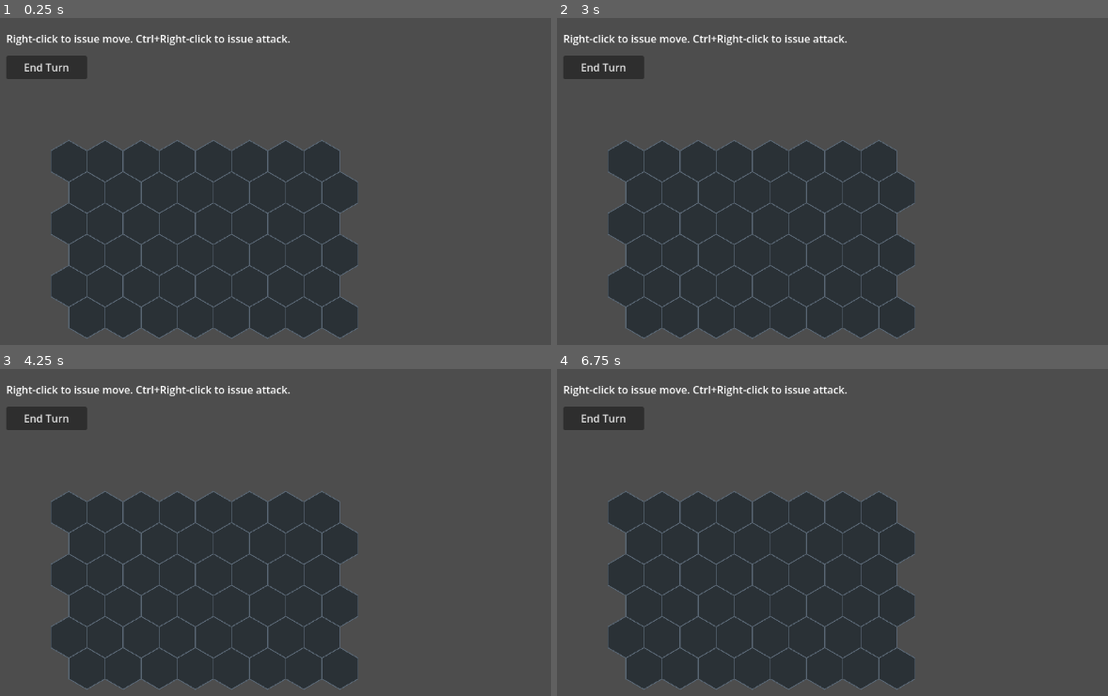
Above: before the commit, frames 1-4 (two rows, left to right).
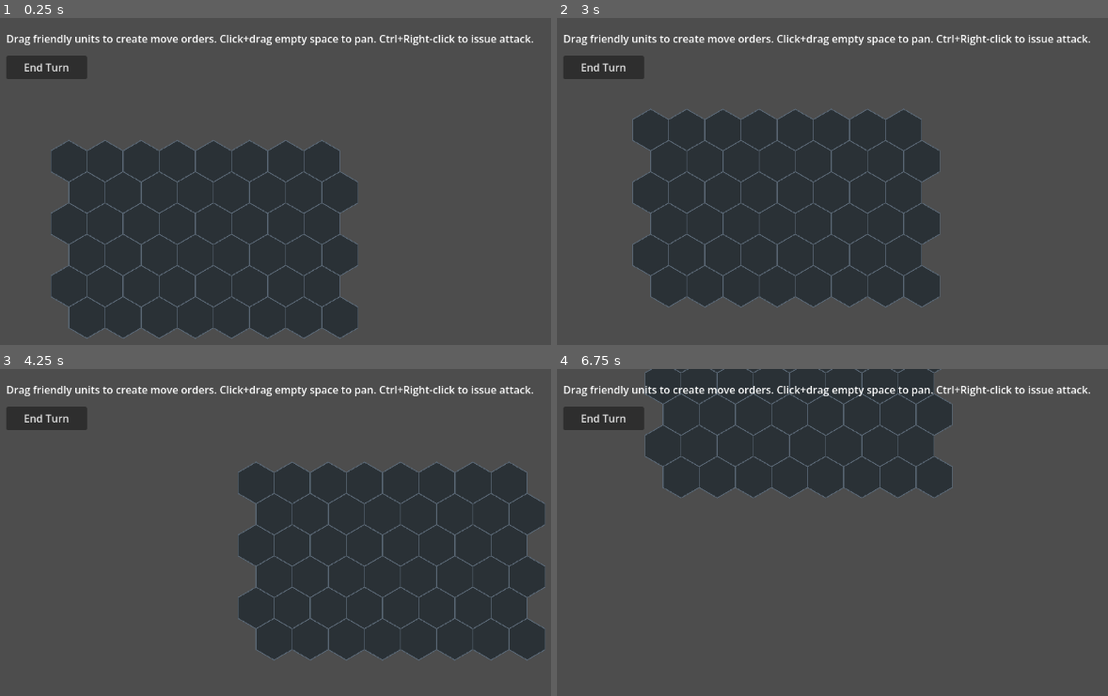
Above: after the commit, the same moments.

Repository: cpt-miche/Combat-Mission-Companion
Game: Godot game, scene res://scenes/screens/GameplayScreen.tscn
Two runs of this game, one before a commit and one after it. Both use one fixed random seed, a clock stepped at 60 frames per second and the inputs below. This scene is started directly instead of the project's main scene.
Inputs (mouse positions are in pixels of both pictures, inside the frame that each line leads up to):
- Up to frame 1 (0.25 s): no input
- Up to frame 2 (3 s): click "End Turn" at 0.5 s; click "End Turn" at 1.25 s; click "End Turn" at 2 s; tap Enter at 2.75 s; drag from (920, 230) to (997, 135) at 2.77 s
- Up to frame 3 (4.25 s): tap Enter at 3.5 s; drag from (214, 601) to (330, 663) at 3.52 s
- Up to frame 4 (6.75 s): tap Enter every 0.75 s from 4.25 to 6.5 s; move the mouse to (997, 486) at 4.27 s; hold Ctrl 4.28-5 s; click (997, 486) at 4.42 s; drag from (887, 663) to (700, 516) at 5.02 s; move the mouse to (outside the picture) at 5.77 s; hold Ctrl 5.78-6.5 s; click (outside the picture) at 5.92 s; drag from (700, 516) to (810, 473) at 6.52 s

The runs differ from the first frame. In frame 1, 1.3% of the frame differs, in the area x 1-97%, y 5-9%; in frame 2, 18%; in frame 3, 44%; in frame 4, 48%, in the area x 1-97%, y 0-98%.

Commit message:
Add draggable unit markers and drag-to-pan camera

Diff:
--- a/scripts/ui/gameplay/GameplayScreen.gd
+++ b/scripts/ui/gameplay/GameplayScreen.gd
@@ -12,6 +12,8 @@
 const HEX_VERTICAL_SPACING := HEX_RADIUS * 1.5
 const HEX_ORIGIN := Vector2(120.0, 220.0)
 const PATH_PREVIEW_THROTTLE_MS := 75
+const UNIT_MARKER_RADIUS := 16.0
+const DRAG_START_THRESHOLD := 6.0
 
 @onready var info_label: Label = %InfoLabel
 @onready var log_label: RichTextLabel = %CombatLogLabel
@@ -33,6 +35,12 @@
 var _preview_path: Array[Vector2i] = []
 var _pending_preview_target_hex := Vector2i(-9999, -9999)
 var _preview_recalc_due_at_msec := 0
+var _camera_offset := Vector2.ZERO
+var _is_panning := false
+var _drag_candidate_unit_id := ""
+var _dragging_unit_id := ""
+var _drag_start_mouse_pos := Vector2.ZERO
+var _drag_mouse_pos := Vector2.ZERO
 
 func _ready() -> void:
 	_load_or_initialize_units()
@@ -41,7 +49,7 @@
 	end_turn_button.pressed.connect(_on_end_turn_pressed)
 	animation_timer.timeout.connect(_on_animation_step)
 	_refresh_log()
-	info_label.text = "Right-click to issue move. Ctrl+Right-click to issue attack."
+	info_label.text = "Drag friendly units to create move orders. Click+drag empty space to pan. Ctrl+Right-click to issue attack."
 
 func _process(_delta: float) -> void:
 	if _preview_recalc_due_at_msec <= 0:
@@ -58,17 +66,72 @@
 func _gui_input(event: InputEvent) -> void:
 	if event is InputEventMouseMotion:
 		var motion := event as InputEventMouseMotion
-		_handle_path_preview_motion(motion.position)
-		return
-
-	if event is InputEventMouseButton and event.pressed:
+		_handle_mouse_motion(motion)
+		return
+
+	if event is InputEventMouseButton:
 		var mouse_event := event as InputEventMouseButton
+		if mouse_event.button_index == MOUSE_BUTTON_LEFT:
+			if mouse_event.pressed:
+				_handle_left_press(mouse_event.position)
+			else:
+				_handle_left_release(mouse_event.position)
+			return
+
+		if not mouse_event.pressed:
+			return
+
 		var clicked_hex := _find_hex(mouse_event.position)
 		if clicked_hex.is_empty():
 			return
 		var hex := Vector2i(clicked_hex["q"], clicked_hex["r"])
 
-		if mouse_event.button_index == MOUSE_BUTTON_LEFT:
+		if mouse_event.button_index == MOUSE_BUTTON_RIGHT:
+			if _selected_unit_id.is_empty():
+				info_label.text = "Select a friendly unit first."
+				return
+			var is_attack := Input.is_key_pressed(KEY_CTRL)
+			if not is_attack:
+				if _issue_move_order(_selected_unit_id, hex):
+					info_label.text = "Move order created for %s." % _selected_unit_id
+					queue_redraw()
+				return
+			var target_id := ""
+			target_id = _unit_at_hex(hex, 1 - _active_player)
+			if target_id.is_empty():
+				info_label.text = "Attack orders require an enemy target hex."
+				return
+			var start_hex := _units[_selected_unit_id].get("hex", Vector2i.ZERO) as Vector2i
+			var blocked := _blocked_cells(_selected_unit_id)
+			blocked.erase("%d,%d" % [hex.x, hex.y])
+			var path := Pathfinding.find_path(start_hex, hex, GameState.terrain_map, blocked)
+			if path.is_empty():
+				info_label.text = "No path found."
+				return
+
+			_orders = OrderSystem.upsert_order(_orders, OrderSystem.create_attack_order(_selected_unit_id, path, target_id))
+			info_label.text = "Attack order created for %s." % _selected_unit_id
+			_preview_path.clear()
+			_preview_target_hex = Vector2i(-9999, -9999)
+			queue_redraw()
+
+func _handle_left_press(position: Vector2) -> void:
+	_drag_start_mouse_pos = position
+	_drag_mouse_pos = position
+	_drag_candidate_unit_id = _pick_friendly_unit_at(position)
+	_dragging_unit_id = ""
+	if _drag_candidate_unit_id.is_empty():
+		_is_panning = true
+
+func _handle_left_release(position: Vector2) -> void:
+	var total_drag := position.distance_to(_drag_start_mouse_pos)
+	if _is_panning:
+		_is_panning = false
+		if total_drag <= DRAG_START_THRESHOLD:
+			var clicked_hex := _find_hex(position)
+			if clicked_hex.is_empty():
+				return
+			var hex := Vector2i(clicked_hex["q"], clicked_hex["r"])
 			if _delete_path_at(hex):
 				queue_redraw()
 				info_label.text = "Order deleted."
@@ -79,37 +142,43 @@
 			if not _selected_unit_id.is_empty():
 				info_label.text = "Selected %s" % _selected_unit_id
 			queue_redraw()
-			return
-
-		if mouse_event.button_index == MOUSE_BUTTON_RIGHT:
-			if _selected_unit_id.is_empty():
-				info_label.text = "Select a friendly unit first."
-				return
-			var start_hex := _units[_selected_unit_id].get("hex", Vector2i.ZERO) as Vector2i
-			var is_attack := Input.is_key_pressed(KEY_CTRL)
-			var target_id := ""
-			if is_attack:
-				target_id = _unit_at_hex(hex, 1 - _active_player)
-				if target_id.is_empty():
-					info_label.text = "Attack orders require an enemy target hex."
-					return
-			var blocked := _blocked_cells(_selected_unit_id)
-			if is_attack:
-				blocked.erase("%d,%d" % [hex.x, hex.y])
-			var path := Pathfinding.find_path(start_hex, hex, GameState.terrain_map, blocked)
-			if path.is_empty():
-				info_label.text = "No path found."
-				return
-
-			if is_attack:
-				_orders = OrderSystem.upsert_order(_orders, OrderSystem.create_attack_order(_selected_unit_id, path, target_id))
-				info_label.text = "Attack order created for %s." % _selected_unit_id
-			else:
-				_orders = OrderSystem.upsert_order(_orders, OrderSystem.create_move_order(_selected_unit_id, path))
-				info_label.text = "Move order created for %s." % _selected_unit_id
+		return
+
+	if not _dragging_unit_id.is_empty():
+		var dropped_hex_dict := _find_hex(position)
+		if dropped_hex_dict.is_empty():
+			info_label.text = "Drop on a hex to create a move order."
+		else:
+			var dropped_hex := Vector2i(dropped_hex_dict["q"], dropped_hex_dict["r"])
+			if _issue_move_order(_dragging_unit_id, dropped_hex):
+				info_label.text = "Move order created for %s." % _dragging_unit_id
+		_preview_path.clear()
+		_preview_target_hex = Vector2i(-9999, -9999)
+		_pending_preview_target_hex = Vector2i(-9999, -9999)
+	elif not _drag_candidate_unit_id.is_empty() and total_drag <= DRAG_START_THRESHOLD:
+		_selected_unit_id = _drag_candidate_unit_id
+		info_label.text = "Selected %s" % _selected_unit_id
+	_drag_candidate_unit_id = ""
+	_dragging_unit_id = ""
+	queue_redraw()
+
+func _handle_mouse_motion(motion: InputEventMouseMotion) -> void:
+	if _is_panning:
+		_camera_offset += motion.relative
+		queue_redraw()
+		return
+	_drag_mouse_pos = motion.position
+	if _dragging_unit_id.is_empty() and not _drag_candidate_unit_id.is_empty():
+		if _drag_start_mouse_pos.distance_to(motion.position) >= DRAG_START_THRESHOLD:
+			_dragging_unit_id = _drag_candidate_unit_id
+			_selected_unit_id = _dragging_unit_id
 			_preview_path.clear()
 			_preview_target_hex = Vector2i(-9999, -9999)
-			queue_redraw()
+	if not _dragging_unit_id.is_empty():
+		_handle_path_preview_motion(motion.position)
+		queue_redraw()
+		return
+	_handle_path_preview_motion(motion.position)
 
 func _draw() -> void:
 	var visible_rect := Rect2(Vector2.ZERO, size).grow(HEX_RADIUS * 2.0)
@@ -119,10 +188,14 @@
 	for row in range(GRID_ROWS):
 		for column in range(GRID_COLUMNS):
 			var axial := Vector2i(column, row)
-			var center := _hex_center(column, row)
+			var world_center := _hex_center(column, row)
+			var center := _world_to_screen(world_center)
 			if not visible_rect.has_point(center):
 				continue
-			var points: PackedVector2Array = _hex_polygon_cache.get(axial, _hex_points(center)) as PackedVector2Array
+			var world_points: PackedVector2Array = _hex_polygon_cache.get(axial, _hex_points(world_center)) as PackedVector2Array
+			var points := PackedVector2Array()
+			for point in world_points:
+				points.append(_world_to_screen(point))
 			draw_colored_polygon(points, Color(0.15, 0.18, 0.2, 0.9))
 			draw_polyline(points + PackedVector2Array([points[0]]), Color(0.35, 0.4, 0.45, 1.0), 1.5)
 
@@ -143,7 +216,7 @@
 	for unit_id in _units.keys():
 		var unit := _units[unit_id] as Dictionary
 		var hex := unit.get("hex", Vector2i.ZERO) as Vector2i
-		var center := _hex_center(hex.x, hex.y)
+		var center := _world_to_screen(_hex_center(hex.x, hex.y))
 		if not visible_rect.has_point(center):
 			continue
 		var color := Color(0.24, 0.43, 0.92, 1.0) if int(unit.get("owner", 0)) == 0 else Color(0.89, 0.29, 0.27, 1.0)
@@ -153,6 +226,11 @@
 
 	for i in range(_active_unit_marker_count):
 		_draw_unit_marker(_unit_marker_pool[i])
+
+	if not _dragging_unit_id.is_empty():
+		var drag_color := Color(0.95, 0.95, 0.55, 0.9)
+		draw_circle(_drag_mouse_pos, UNIT_MARKER_RADIUS, drag_color)
+		draw_string(get_theme_default_font(), _drag_mouse_pos + Vector2(-12, 4), _dragging_unit_id, HORIZONTAL_ALIGNMENT_LEFT, -1, 12)
 
 func _collect_order_arrow(order: Dictionary, is_preview: bool) -> void:
 	var path := order.get("path", []) as Array
@@ -180,10 +258,10 @@
 	for i in range(path.size() - 1):
 		var from_hex: Vector2i = path[i]
 		var to_hex: Vector2i = path[i + 1]
-		draw_line(_hex_center(from_hex.x, from_hex.y), _hex_center(to_hex.x, to_hex.y), color, width)
+		draw_line(_world_to_screen(_hex_center(from_hex.x, from_hex.y)), _world_to_screen(_hex_center(to_hex.x, to_hex.y)), color, width)
 	if order_type == OrderSystem.OrderType.ATTACK and not is_preview:
 		var end_hex: Vector2i = path[path.size() - 1]
-		var center := _hex_center(end_hex.x, end_hex.y)
+		var center := _world_to_screen(_hex_center(end_hex.x, end_hex.y))
 		draw_line(center + Vector2(-8, -8), center + Vector2(8, 8), color, 2.0)
 		draw_line(center + Vector2(8, -8), center + Vector2(-8, 8), color, 2.0)
 
@@ -200,8 +278,33 @@
 
 func _draw_unit_marker(marker: Dictionary) -> void:
 	var center := marker.get("center", Vector2.ZERO) as Vector2
-	draw_circle(center, 16.0, marker.get("color", Color.WHITE))
+	draw_circle(center, UNIT_MARKER_RADIUS, marker.get("color", Color.WHITE))
 	draw_string(get_theme_default_font(), center + Vector2(-12, 4), String(marker.get("id", "")), HORIZONTAL_ALIGNMENT_LEFT, -1, 12)
+
+func _pick_friendly_unit_at(screen_position: Vector2) -> String:
+	for unit_id in _units.keys():
+		var unit := _units[unit_id] as Dictionary
+		if int(unit.get("owner", -1)) != _active_player:
+			continue
+		var hex := unit.get("hex", Vector2i.ZERO) as Vector2i
+		var marker_center := _world_to_screen(_hex_center(hex.x, hex.y))
+		if marker_center.distance_to(screen_position) <= UNIT_MARKER_RADIUS:
+			return String(unit_id)
+	return ""
+
+func _issue_move_order(unit_id: String, target_hex: Vector2i) -> bool:
+	if unit_id.is_empty() or not _units.has(unit_id):
+		return false
+	var start_hex := (_units[unit_id] as Dictionary).get("hex", Vector2i.ZERO) as Vector2i
+	var blocked := _blocked_cells(unit_id)
+	var path := Pathfinding.find_path(start_hex, target_hex, GameState.terrain_map, blocked)
+	if path.is_empty():
+		info_label.text = "No path found."
+		return false
+	_orders = OrderSystem.upsert_order(_orders, OrderSystem.create_move_order(unit_id, path))
+	_preview_path.clear()
+	_preview_target_hex = Vector2i(-9999, -9999)
+	return true
 
 func _on_end_turn_pressed() -> void:
 	var result := TurnResolver.resolve_turn(_units.duplicate(true), _orders, _combat_log)
@@ -398,8 +501,15 @@
 	return points
 
 func _find_hex(position: Vector2) -> Dictionary:
+	var world_position := _screen_to_world(position)
 	for row in range(GRID_ROWS):
 		for column in range(GRID_COLUMNS):
-			if Geometry2D.is_point_in_polygon(position, _hex_points(_hex_center(column, row))):
+			if Geometry2D.is_point_in_polygon(world_position, _hex_points(_hex_center(column, row))):
 				return {"q": column, "r": row}
 	return {}
+
+func _world_to_screen(world_position: Vector2) -> Vector2:
+	return world_position + _camera_offset
+
+func _screen_to_world(screen_position: Vector2) -> Vector2:
+	return screen_position - _camera_offset
